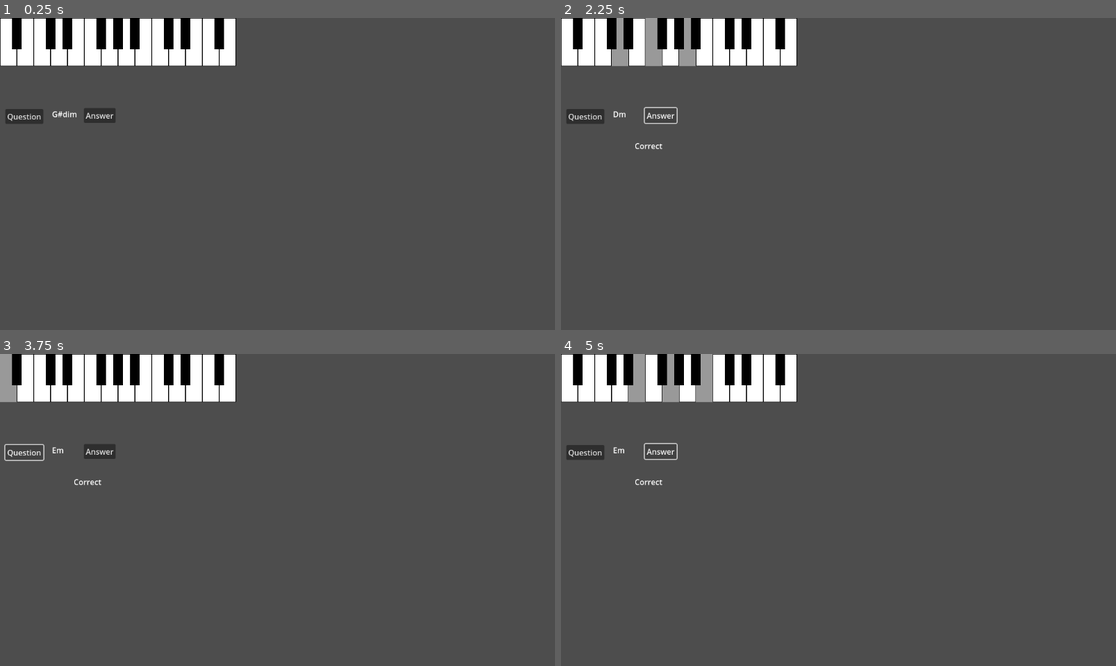
Above: before the commit, frames 1-4 (two rows, left to right).
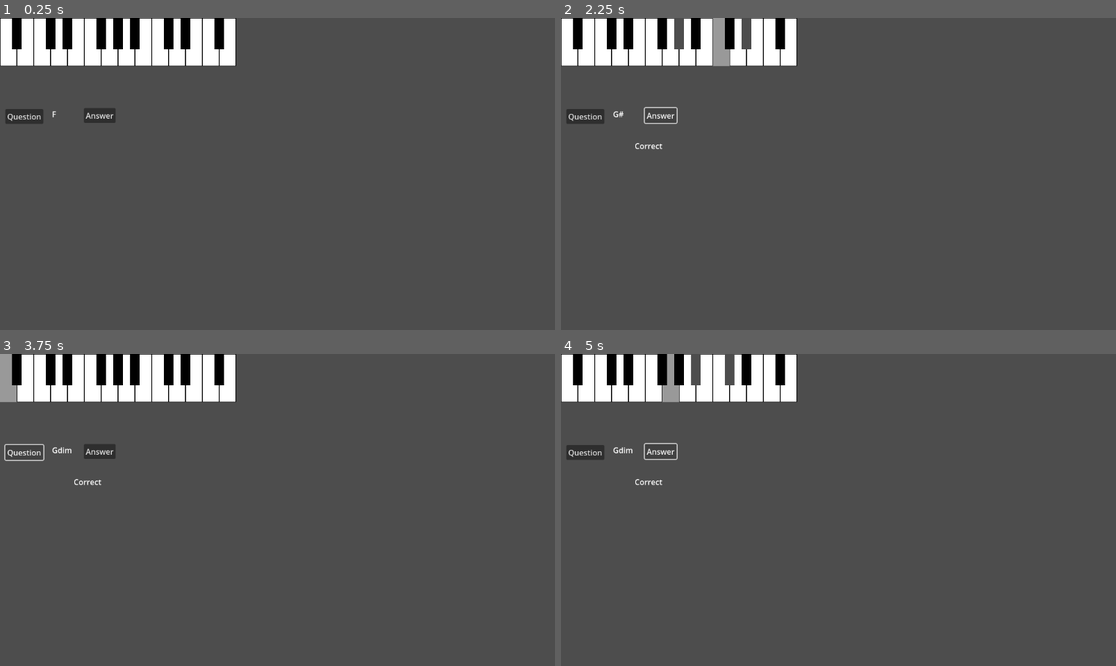
Above: after the commit, the same moments.

Repository: mjXmsdgh/godot_piano
Game: Godot game, scene res://scenes/question_chord_to_notes.tscn
Two runs of this game, one before a commit and one after it. Both use one fixed random seed, a clock stepped at 60 frames per second and the inputs below.
Inputs (mouse positions are in pixels of both pictures, inside the frame that each line leads up to):
- Up to frame 1 (0.25 s): no input
- Up to frame 2 (2.25 s): click (572, 42) at 0.52 s; click "Question" at 1.25 s; click "Answer" at 2 s
- Up to frame 3 (3.75 s): click (11, 378) at 2.77 s; click "Question" at 3.5 s
- Up to frame 4 (5 s): click "Answer" at 4.25 s

The runs differ from the first frame. In frame 1, less than 0.1% of the frame differs, in the area x 9-14%, y 29-32%; in frame 2, 1.7%, in the area x 9-35%, y 0-32%; in frame 3, less than 0.1%; in frame 4, 1.2%.

Commit message:
Refactor chord selection logic to QuestionLogic
Moved chord selection logic from QuestionNode to QuestionLogic for better separation of concerns. QuestionNode now calls QuestionLogic for chord selection, and redundant code in QuestionNode was removed.

Diff:
--- a/godot_piano/scripts/question_logic.gd
+++ b/godot_piano/scripts/question_logic.gd
@@ -19,13 +19,12 @@
 		push_warning("QuestionNode: CodeManager node ('../CodeManager') not found. Chord selection might fail.")
 
 
-func select_chord() -> void:
-	var chord_info=_select_chord_logic()
-	#current_target_chord_name=chord_info[0]
-	#current_target_chord_notes=chord_info[1]["notes"]
-
 
 func _select_chord_logic() -> Array:
-	var num_chords=len(code_manager.chord_data)
-	var random_number=randi()%num_chords
+
+	# 利用可能なコードの数を取得
+	var num_chords = len(code_manager.chord_data)
+
+	var random_number=randi() % num_chords
+
 	return code_manager.get_chord_by_index(random_number)
--- a/godot_piano/scripts/question_node.gd
+++ b/godot_piano/scripts/question_node.gd
@@ -39,7 +39,6 @@
 
 	# ロジックコンポーネントと状態を初期化する
 	question_logic.init()
-
 
 	# signalをつなぐ
 	connect_signals()
@@ -93,23 +92,11 @@
 # 混在: ロジックとUI更新が混ざっている
 # QuizManager: コード選択ロジックを呼び出し、UI更新をトリガー
 func select_chord() -> void:
-	var chord_info = _select_chord_logic()
+	#var chord_info = _select_chord_logic()
+	var chord_info=question_logic._select_chord_logic()
 	current_target_chord_name = chord_info[0]
 	current_target_chord_notes = chord_info[1]["notes"]
 	update_label()
-
-
-# QuizManager: CodeManagerからコード情報を取得するロジック
-func _select_chord_logic() -> Array:
-
-	# 利用可能なコードの数を取得
-	var num_chords = len(code_manager.chord_data)
-
-	# ランダムなindexを取得
-	var random_number = randi() % num_chords
-
-	# コードを取得
-	return code_manager.get_chord_by_index(random_number)
 
 
 # QuizUI: UI要素であるラベルのテキストを更新する
